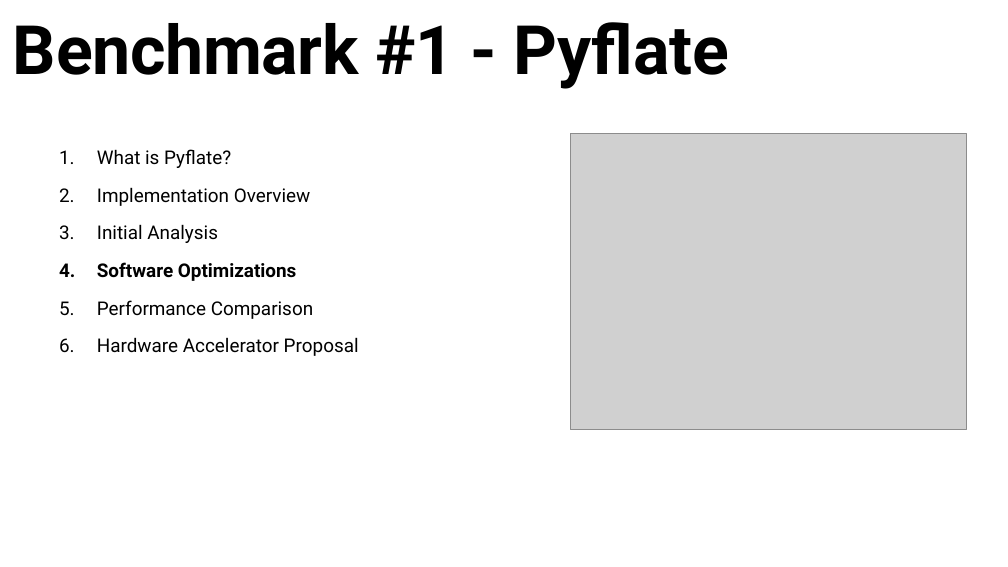
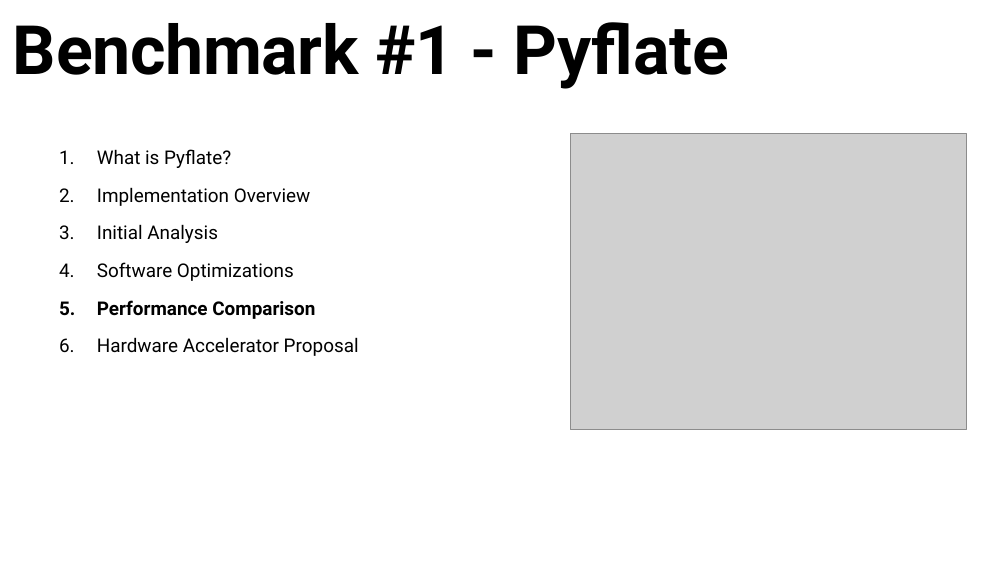
Before and after one commit to oridaniel09/nnproject, a slide deck: slide 28 of FinalPresentation.pptx. Drawn at 1008x567 pixels with LibreOffice and Linux fonts; fonts in the diff are those of the drawing; grey boxes stand for pictures. Boxes give left, top, right and bottom in pixels: in the first picture for what was removed or moved away, otherwise in the second. Text is boxed around its words. In the diff, an @@ line names an element or a change of style, - is before the commit and + after.

Commit message:
add pyflate hardware proposal text

```diff
--- a/FinalPresentation.pptx
+++ b/FinalPresentation.pptx
@@ text at [97, 262, 315, 319]: bold off in "Software Optimizations"; bold on in "Performance Comparison" @@
```
Also in this commit, not shown: 4 other slides changed, 1 slide added, 2 other files.
